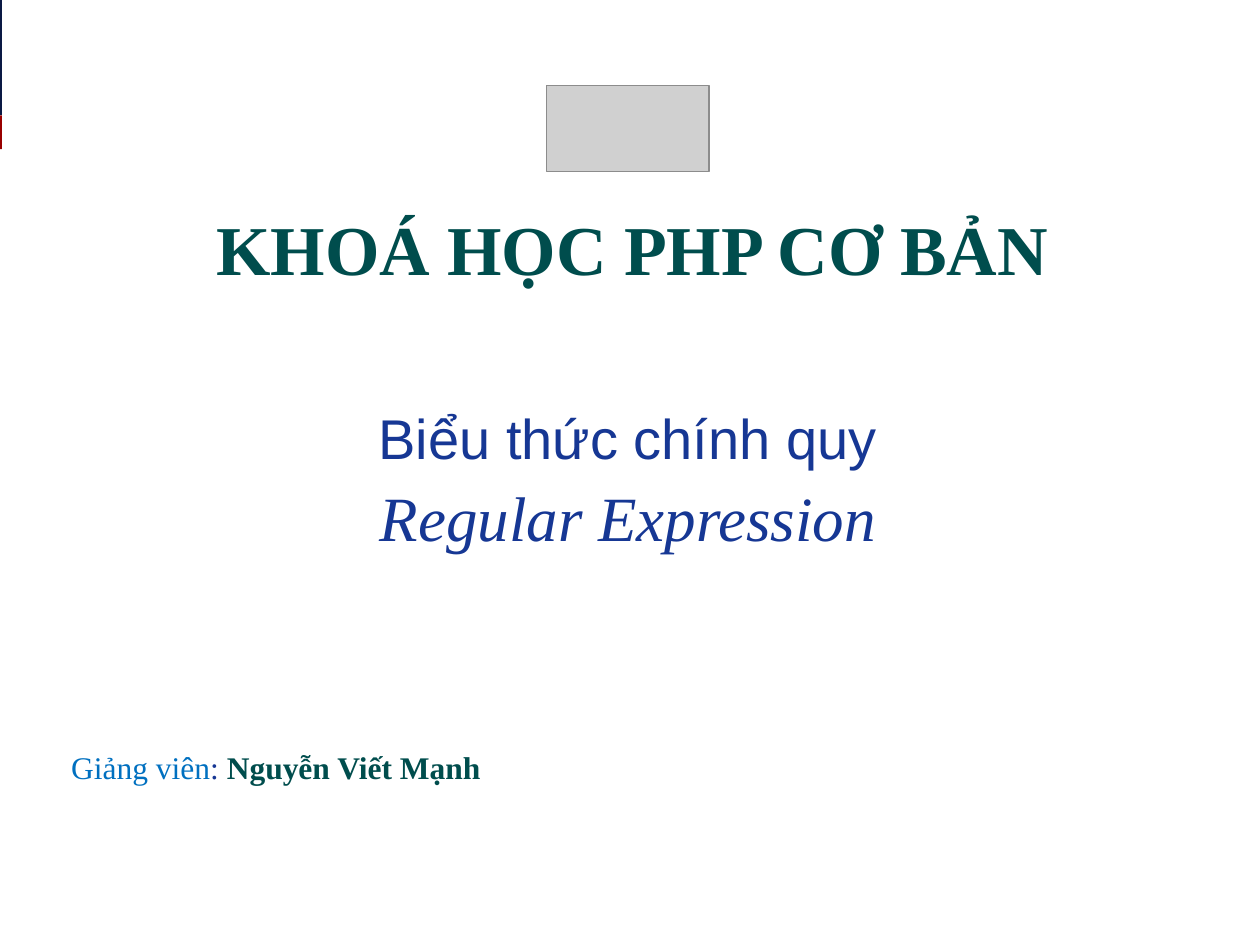
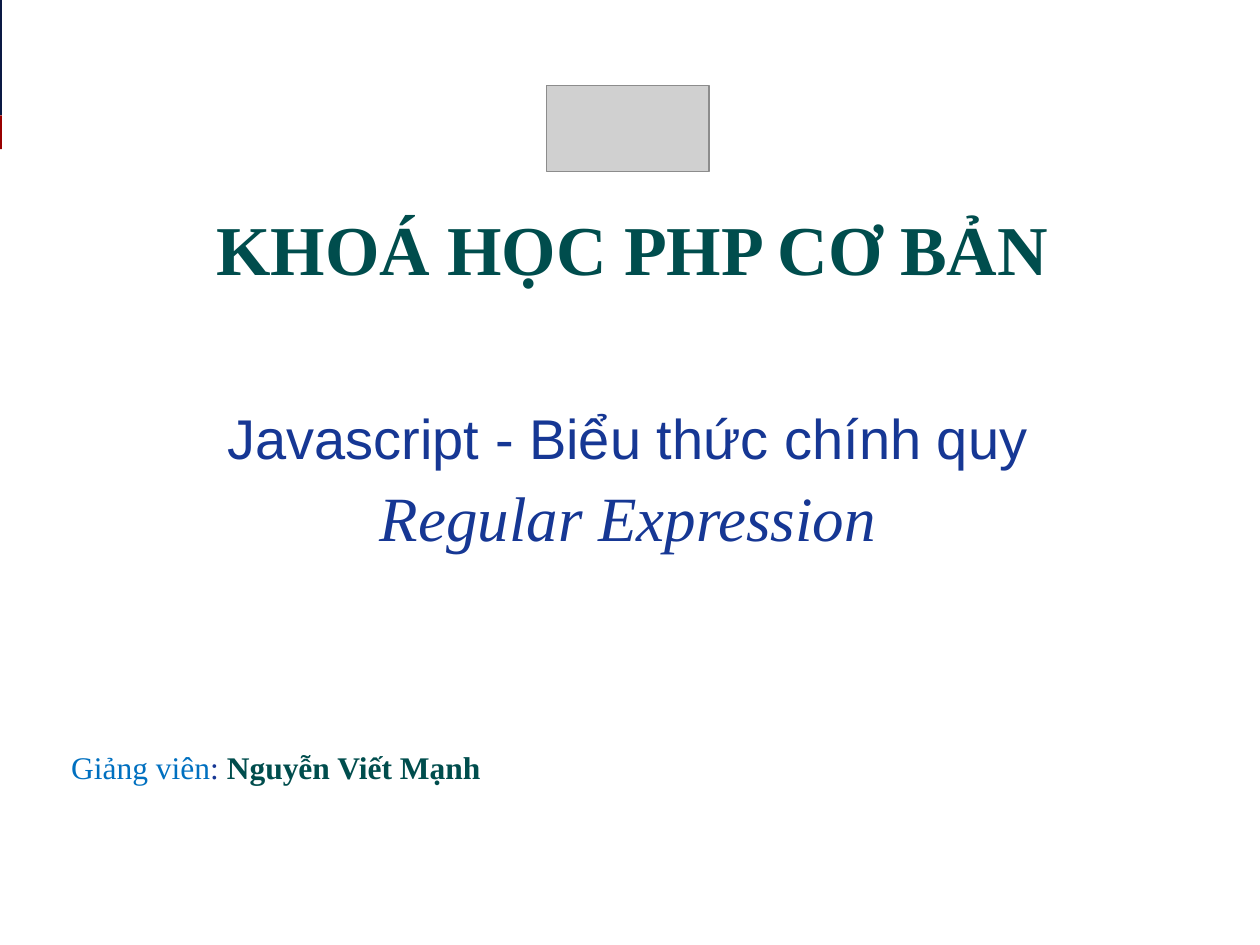
Before and after one commit to nguyenvietmanhit/php1019e2, a slide deck: slide 1 of Day07_Javascript_Basic_Part_2/Slide_bai_giang/Javascript_Regular_Expression.ppt. Drawn at 1260x945 pixels with LibreOffice and Linux fonts; fonts in the diff are those of the drawing; grey boxes stand for pictures. Boxes give left, top, right and bottom in pixels: in the first picture for what was removed or moved away, otherwise in the second. Text is boxed around its words. In the diff, an @@ line names an element or a change of style, - is before the commit and + after.

Commit message:
update

```diff
--- a/Day07_Javascript_Basic_Part_2/Slide_bai_giang/Javascript_Regular_Expression.ppt
+++ b/Day07_Javascript_Basic_Part_2/Slide_bai_giang/Javascript_Regular_Expression.ppt
@@ text at (227,415,1027,470): text changed @@
-Biểu thức chính quy
+Javascript - Biểu thức chính quy
```
